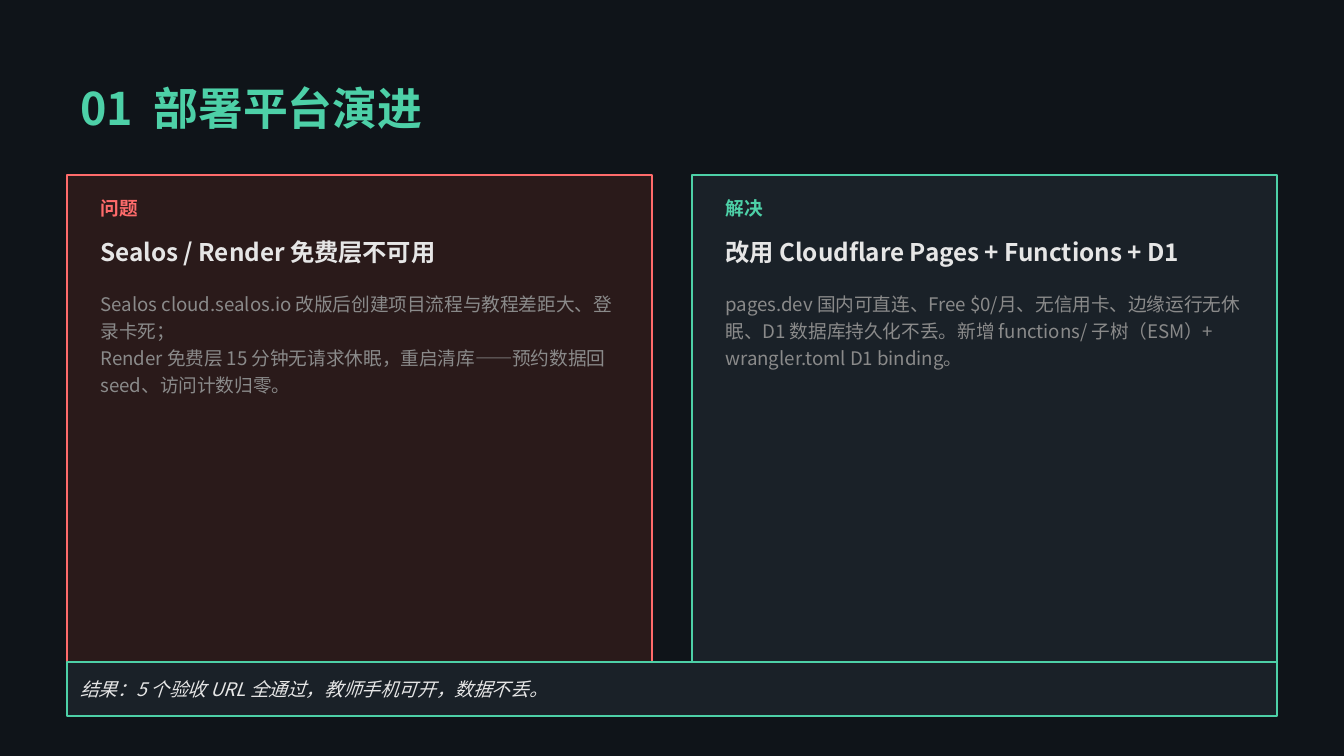
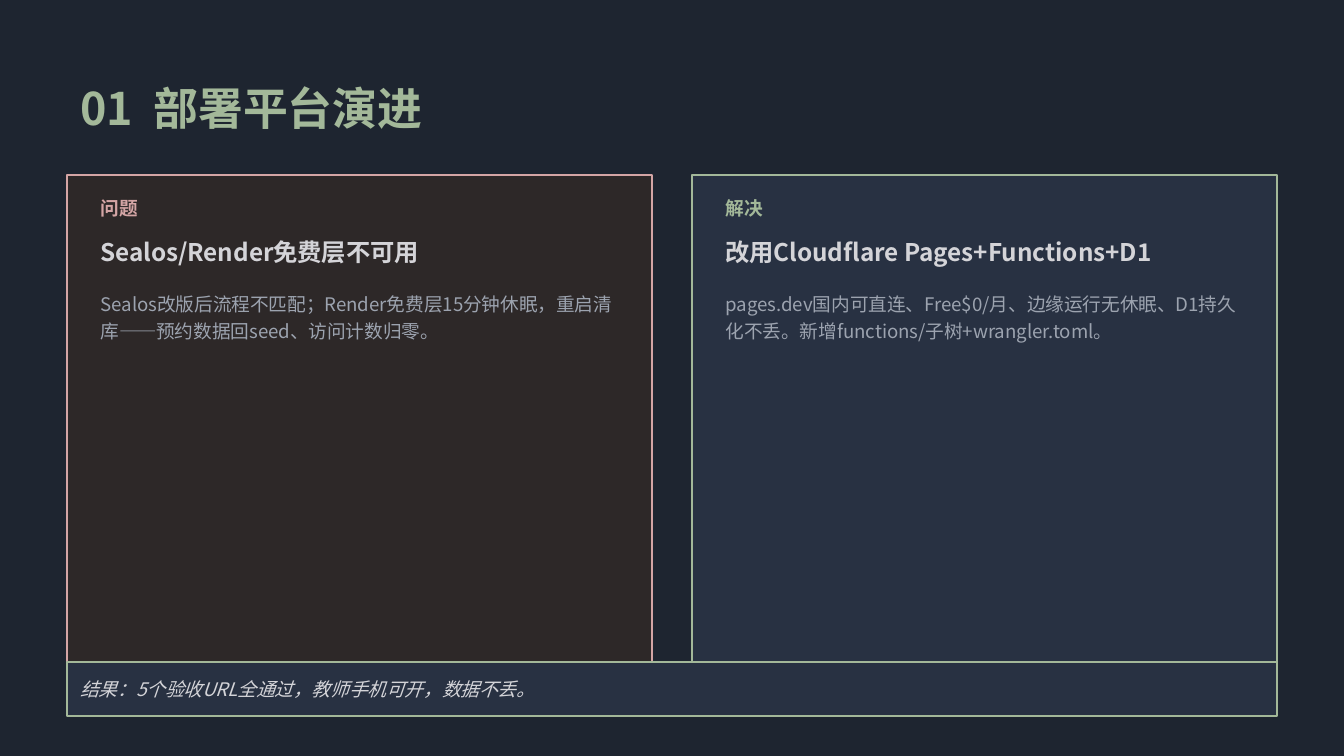
Before and after one commit to yoshino449/caojunyue, a slide deck: slide 2 of docs/路演PPT.pptx. Drawn at 1344x756 pixels with LibreOffice and Linux fonts; fonts in the diff are those of the drawing. Boxes give left, top, right and bottom in pixels: in the first picture for what was removed or moved away, otherwise in the second. Text is boxed around its words. In the diff, an @@ line names an element or a change of style, - is before the commit and + after.

```diff
--- a/docs/路演PPT.pptx
+++ b/docs/路演PPT.pptx
@@ background #0F1419 to #1E2530 @@
@@ text "01 部署平台演进" at [80, 86, 423, 129]: text colour #4DD0A7 to #A3B899 @@
@@ rectangle at [67, 175, 652, 661]: fill #2A1A1A to #2D2828; outline #FF6B6B 1 pt to #D4A5A5 1 pt @@
@@ rectangle at [692, 175, 1277, 661]: fill #1A2128 to #283142; outline #4DD0A7 1 pt to #A3B899 1 pt @@
@@ text "问题" at [101, 199, 138, 217]: text colour #FF6B6B to #D4A5A5 @@
@@ text "解决" at [726, 199, 763, 217]: text colour #4DD0A7 to #A3B899 @@
@@ text at [101, 240, 419, 266]: text changed; text colour #E6E6E6 to #D4D4D8 @@
-Sealos / Render 免费层不可用
+Sealos/Render免费层不可用
@@ text at [726, 240, 1151, 267]: text changed; text colour #E6E6E6 to #D4D4D8 @@
-改用 Cloudflare Pages + Functions + D1
+改用Cloudflare Pages+Functions+D1
@@ text at [101, 295, 613, 340]: text changed; text colour #8A8A8A to #9CA3AF @@
-Sealos cloud.sealos.io 改版后创建项目流程与教程差距大、登录卡死；
-Render 免费层 15 分钟无请求休眠，重启清库——预约数据回 seed、访问计数归零。
+Sealos改版后流程不匹配；Render免费层15分钟休眠，重启清库——预约数据回seed、访问计数归零。
@@ text at [726, 295, 1237, 343]: text changed; text colour #8A8A8A to #9CA3AF @@
-pages.dev 国内可直连、Free $0/月、无信用卡、边缘运行无休眠、D1 数据库持久化不丢。新增 functions/ 子树（ESM）+ wrangler.toml D1 binding。
+pages.dev国内可直连、Free$0/月、边缘运行无休眠、D1持久化不丢。新增functions/子树+wrangler.toml。
@@ rectangle "结果：5个验收URL全通过，教师手机可开，数据不丢。" at [67, 661, 1277, 715]: fill #1A2128 to #283142; outline #4DD0A7 1 pt to #A3B899 1 pt @@
@@ text in rectangle at [80, 680, 535, 698]: text changed; text colour #E6E6E6 to #D4D4D8 @@
-结果：5 个验收 URL 全通过，教师手机可开，数据不丢。
+结果：5个验收URL全通过，教师手机可开，数据不丢。
```
Also in this commit, not shown: 5 other slides changed.
